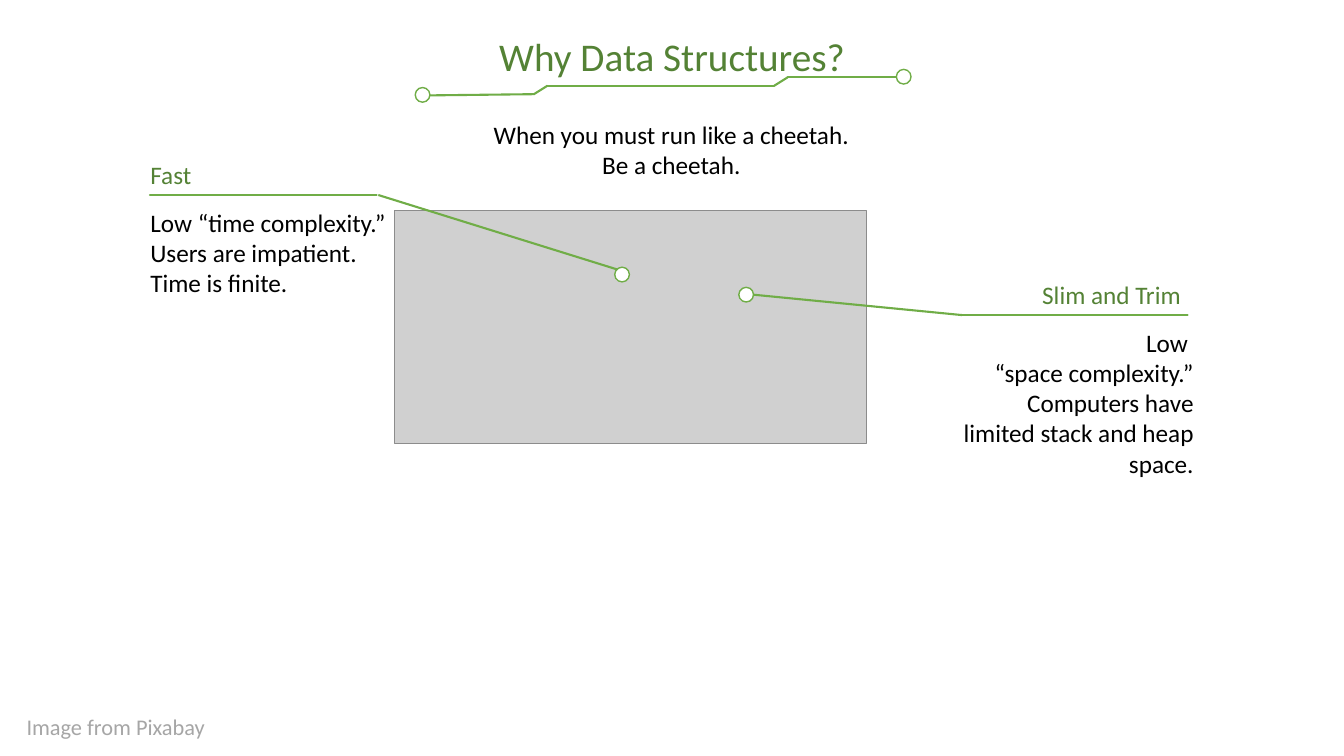
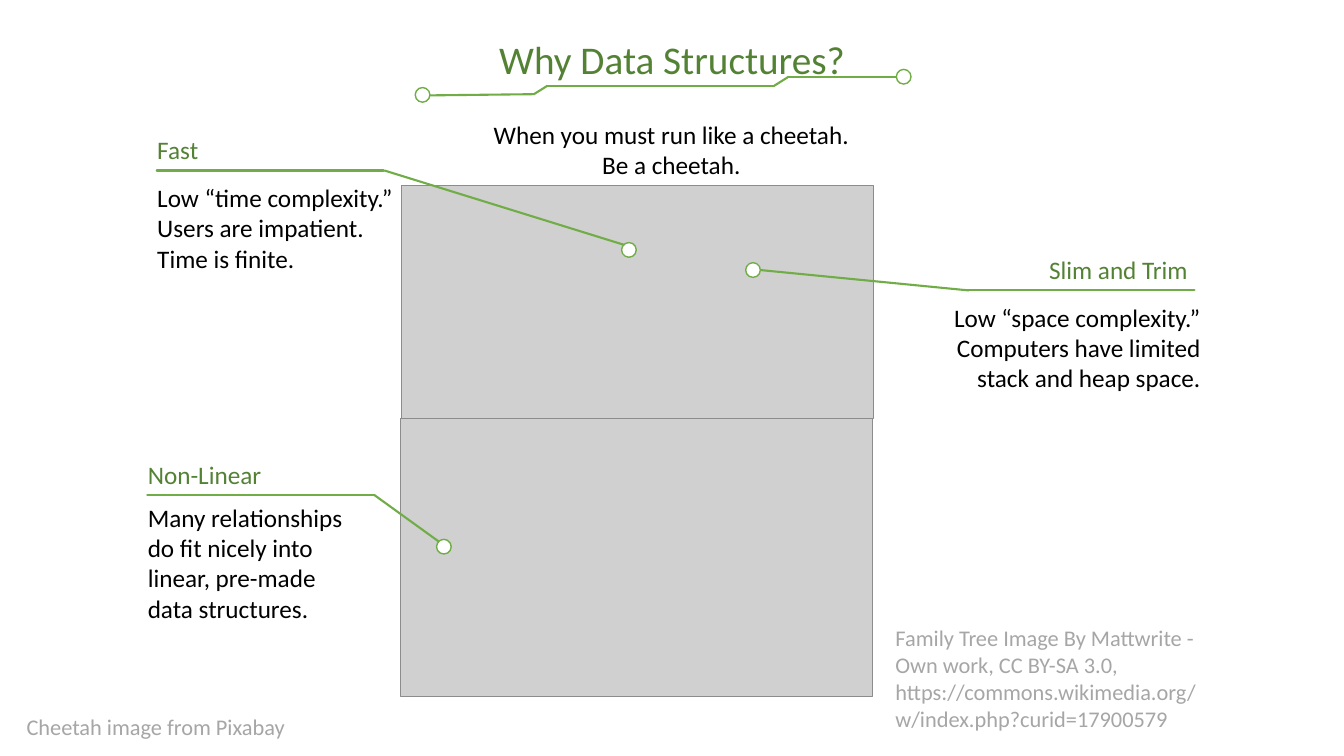
Before and after one commit to csci3320/fall2020, a slide deck: slide 1 of Data Structures Parts and Terms.pptx. Drawn at 1344x756 pixels with LibreOffice and Linux fonts; fonts in the diff are those of the drawing; grey boxes stand for pictures; background and template pictures are left out. Boxes give left, top, right and bottom in pixels: in the first picture for what was removed or moved away, otherwise in the second. Text is boxed around its words. In the diff, an @@ line names an element or a change of style, - is before the commit and + after.

Commit message:
Add family tree

```diff
--- a/Data Structures Parts and Terms.pptx
+++ b/Data Structures Parts and Terms.pptx
@@ text "Slim and Trim": place and size @@
-text "Slim and Trim" at (1042,286,1180,304)
+text "Slim and Trim" at (1049,261,1187,279)
@@ 4 lines, 2 texts, 2 ellipses, 1 picture: place and size @@
-4 lines, 2 texts, 2 ellipses, 1 picture at (150,168,1188,444)
+4 lines, 2 texts, 2 ellipses, 1 picture at (157,143,1195,418)
@@ text "Low “space complexity.”": place and size @@
-text "Low “space complexity.”" at (964,335,1194,477)
+text "Low “space complexity.”" at (954,309,1201,391)
@@ text at (954,309,1200,331): text changed @@
-Low
-“space complexity.”
+Low “space complexity.”
@@ picture added at (400,418,872,696) @@
@@ text added at (148,466,261,484), 18 pt, text #548235 @@
+Non-Linear
@@ line added from (147, 495) to (374, 495), #70AD47 1.5 pt @@
@@ text added at (148,509,342,619), 18 pt, text #000000 @@
+Many relationships do fit nicely into linear, pre-made data structures.
@@ line added from (374, 495) to (439, 541), #70AD47 1.5 pt @@
@@ ellipse added at (437,539,452,555), fill #FFFFFF, outline #70AD47 1 pt @@
@@ text added at (895,630,1195,731), 16 pt, text #A6A6A6 @@
+Family Tree Image By Mattwrite - Own work, CC BY-SA 3.0, https://commons.wikimedia.org/w/index.php?curid=17900579
@@ text at (27,719,285,739): text changed @@
-Image from Pixabay
+Cheetah image from Pixabay
```
